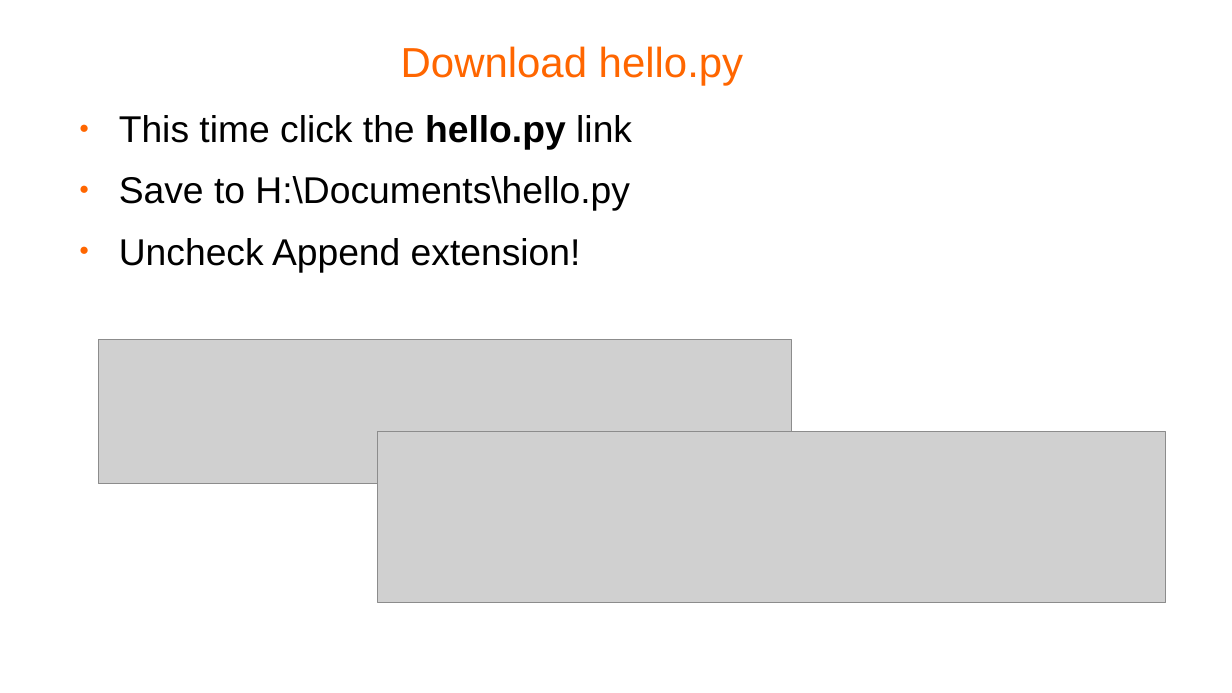
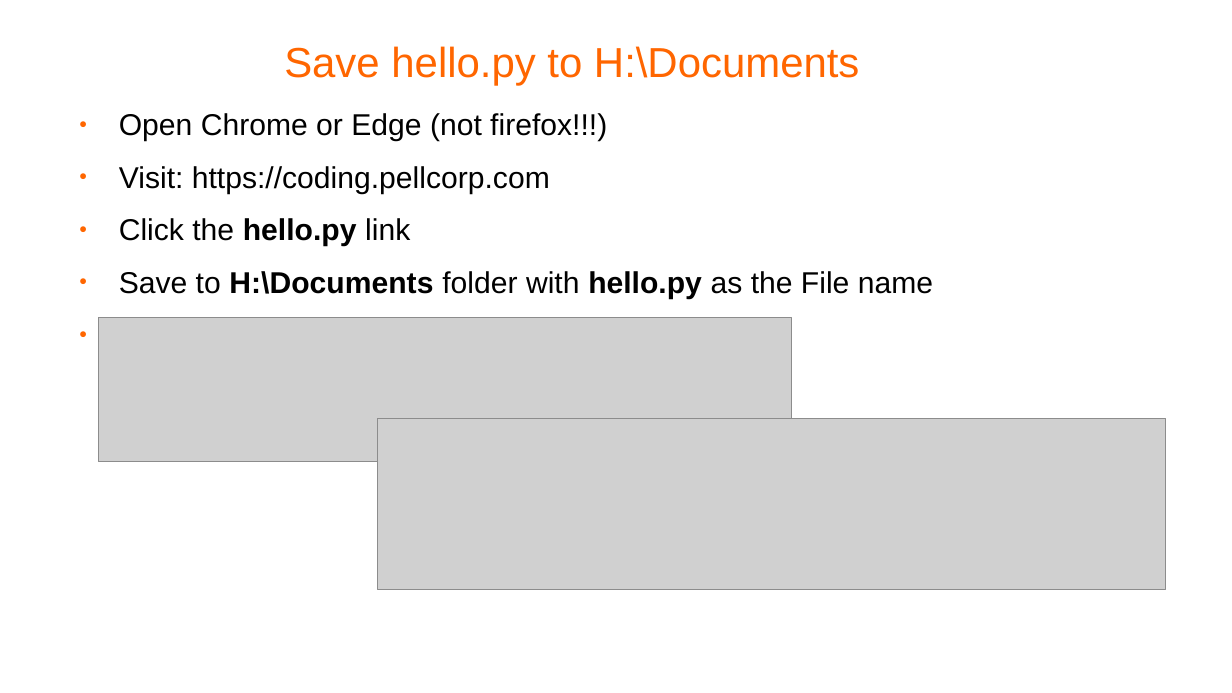
Before and after one commit to pellcorp/coding, a slide deck: slide 8 of docs/python-coding.odp. Drawn at 1232x693 pixels with LibreOffice and Linux fonts; fonts in the diff are those of the drawing; grey boxes stand for pictures; background and template pictures are left out. Boxes give left, top, right and bottom in pixels: in the first picture for what was removed or moved away, otherwise in the second. Text is boxed around its words. In the diff, an @@ line names an element or a change of style, - is before the commit and + after.

```diff
--- a/docs/python-coding.odp
+++ b/docs/python-coding.odp
@@ title at [284, 46, 859, 85]: text changed @@
-Download hello.py
+Save hello.py to H:\Documents
@@ text at [119, 113, 933, 299]: text changed; size 24 to 19.4 pt @@
-● This time click the hello.py link
-● Save to H:\Documents\hello.py
-● Uncheck Append extension!
+● Open Chrome or Edge (not firefox!!!)
+● Visit: https://coding.pellcorp.com
+● Click the hello.py link
+● Save to H:\Documents folder with hello.py as the File name
+● Make sure to uncheck Append extension
@@ picture: place and size @@
-picture at [98, 340, 793, 484]
+picture at [98, 318, 793, 462]
@@ picture: place and size @@
-picture at [378, 432, 1166, 603]
+picture at [378, 418, 1166, 589]
```
Also in this commit, not shown: 2 other slides changed, 1 other file.
